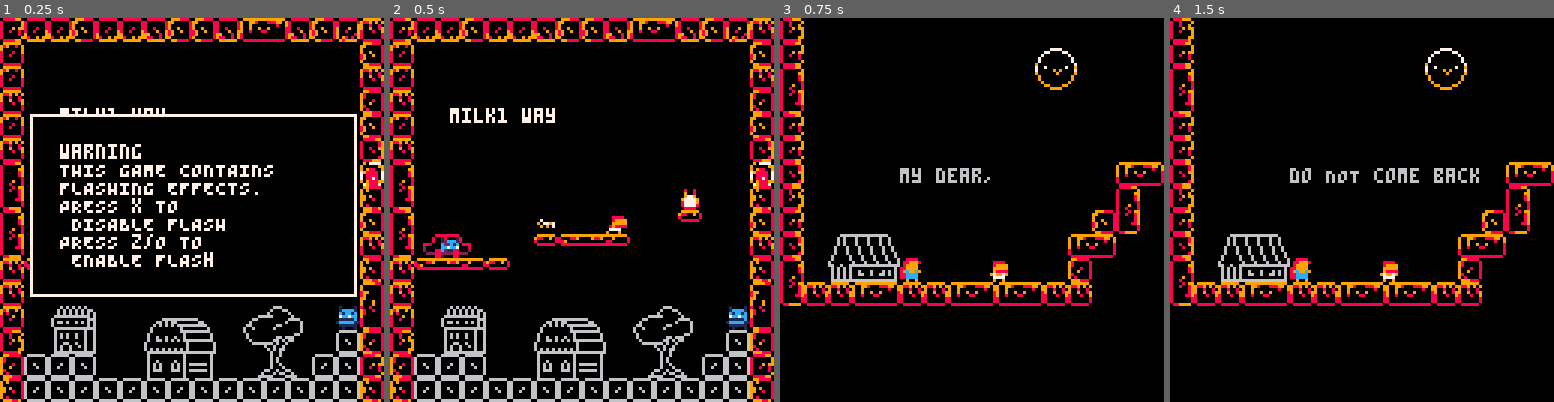
Above: before the commit, frames 1-4 (left to right).
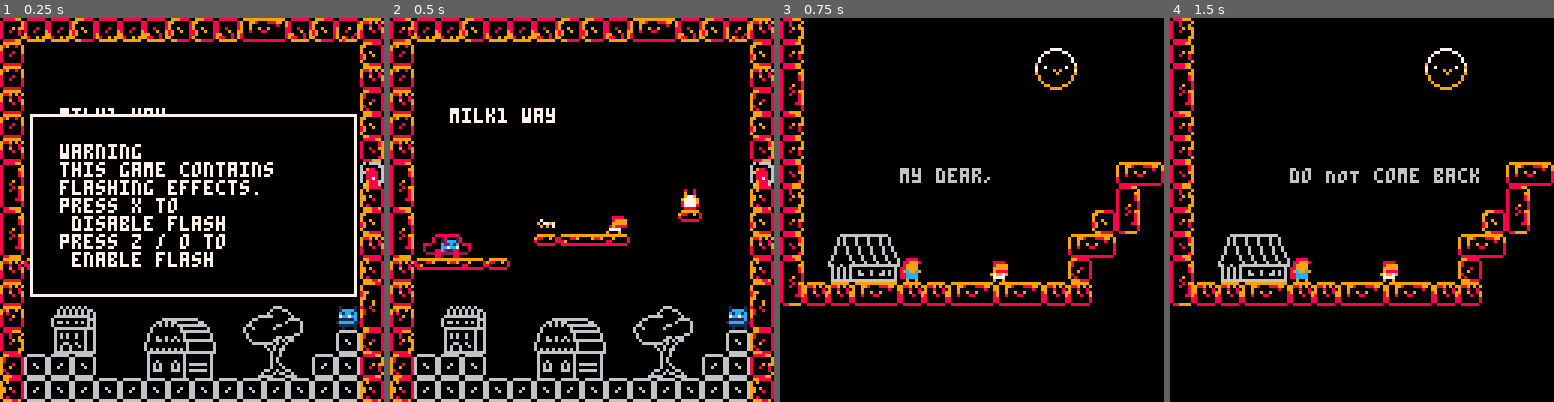
Above: after the commit, the same moments.

Repository: NataliaPrzemylska/milk1-way
Game: PICO-8 cartridge milkjourney.p8
The game is run twice, just before and just after one commit, with the same random seed, the same clock (stepped at 60 frames per second) and the same inputs.
Inputs:
- Up to frame 1 (0.25 s): no input
- Up to frame 2 (0.5 s): tap X (X key) at 0.33 s
- Up to frame 3 (0.75 s): tap O (Z key) at 0.7 s
- Up to frame 4 (1.5 s): tap X (X key) at 1.07 s

The runs differ from the first frame. In frame 1, 2.6% of the frame differs, in the area x 15-100%, y 37-65%; in frame 2, 0.1%; in frame 3, nothing differs; in frame 4, nothing differs.

Commit message:
change final dialog if has egg

Diff:
--- a/collision.lua
+++ b/collision.lua
@@ -56,6 +56,7 @@
         player.has_egg = true
         mset(sx,sy,254)
         sfx_jump_night()
+        final_dialogue = {"why?...", "why, oh my why...", "you were away for", "", "and you also","brought","eggs", "Im amazed!"}
     elseif s == 34 then -- hole
         --dead()
     elseif s >= 39 and s <= 44 then --orc
--- a/main.lua
+++ b/main.lua
@@ -92,7 +92,7 @@
         if flash == FLASH_UNKNOWN then
             rectfill(10, 32, 118, 92, 0)
             rect(10, 32, 118, 92, 7)
-            print("warning\nTHIS GAME CONTAINS\nFLASHING EFFECTS.\nPRESS x TO\n DISABLE FLASH\nPRESS z/O TO\n ENABLE FLASh", 20, 42, 7)
+            print("warning\nthis game contains\nflashing effects.\npress x to\n disable flash\npress z / o to\n enable flash", 20, 42, 7)
         end
     elseif state == STATE_DIALOGUE_START then
         draw_start_dialogue()
Not shown, changed: 27 lines of the sprite sheet (__gfx__) section of milkjourney.p8
